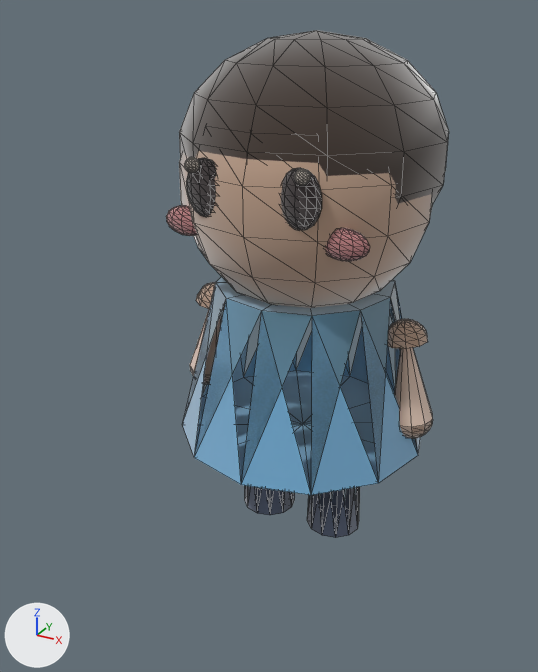
What one commit did to the glTF model assets/models/pets/p1ba32084.glb.
The view is the same before and after, from a 50 mm camera at (0.378, -0.78, 0.607) aimed at (-0.033, -0.033, 0.233). Arrows for +X, +Y and +Z are at lower left; the lights stay in place. The first picture is the older version. Mesh edges are drawn as thin lines. Vertices at exactly the same position are counted once.

Script lines for the objects in view, before the commit:
```python
me_pet_p1ba32084 = bpy.data.meshes.new('pet_p1ba32084')
me_pet_p1ba32084.from_pydata(...)  # 1094 vertices, 2076 faces; spans x -0.173..0.173, y -0.16..0.169, z -0.04..0.585
# faces by material slot: [48, 96, 588, 192, 384, 384, 384]
me_pet_p1ba32084.materials.append(mat_clay__7ec4f2_0_85)
me_pet_p1ba32084.materials.append(mat_clay__5c6b8a_0_85)
me_pet_p1ba32084.materials.append(mat_clay__ffe0cc_0_85)
me_pet_p1ba32084.materials.append(mat_clay__4a3626_0_85)
me_pet_p1ba32084.materials.append(mat_clay__4a4046_0_85)
me_pet_p1ba32084.materials.append(mat_clay__ffffff_0_85)
me_pet_p1ba32084.materials.append(mat_clay__ffb3c1_0_85)
ob_pet_p1ba32084 = bpy.data.objects.new('pet_p1ba32084', me_pet_p1ba32084)
ob_pet_p1ba32084.location = (0.0, 0.0, 0.0)
```
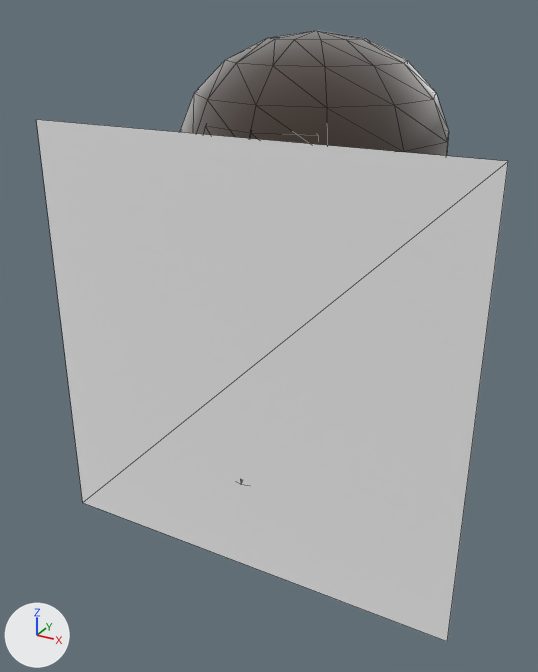
What differs and where, as boxes (x1, y1, x2, y2) in the pictures (538 x 672 px):
'pet_p1ba32084', reshaped (66% wider, 20% taller): before (166, 30, 449, 538); after (37, 30, 508, 641)
part 1 of me_pet_p1ba32084, added: after (37, 120, 508, 641)
part 2 of me_pet_p1ba32084, recoloured: before (182, 276, 433, 538)

The change, as a list of edits to the scene's bpy script:
```text
Add mat_clay__ffffff_0_9:
    mat_clay__ffffff_0_9 = bpy.data.materials.new('clay_#ffffff_0.9_-')
    mat_clay__ffffff_0_9.use_nodes = True; mat_clay__ffffff_0_9.node_tree.nodes.clear()
    _N = mat_clay__ffffff_0_9.node_tree.nodes; _L = mat_clay__ffffff_0_9.node_tree.links
    n0 = _N.new('ShaderNodeBsdfPrincipled'); n0.name = 'Principled BSDF'
    n0.inputs[2].default_value = 0.9  # 'Roughness'
    n0.inputs[24].default_value = 1.0  # 'Sheen Weight'
    n1 = _N.new('ShaderNodeOutputMaterial'); n1.name = 'Material Output'
    n2 = _N.new('ShaderNodeVertexColor'); n2.name = 'Color Attribute'
    _L.new(n0.outputs[0], n1.inputs[0])  # 'BSDF' to 'Surface'
    _L.new(n2.outputs[0], n0.inputs[0])  # 'Color' to 'Base Color'
Change me_pet_p1ba32084:
    used by ob_pet_p1ba32084; location = (0.0, 0.0, 0.0)
    verts and faces of me_pet_p1ba32084; kept vertices keep their numbers, new ones are numbered from 1094
    remove me_pet_p1ba32084.from_pydata(...)  # 1094 vertices, 2076 faces; spans x -0.173..0.173, y -0.16..0.169, z -0.04..0.585
    add me_pet_p1ba32084.from_pydata(...)  # 1098 vertices, 2078 faces; spans x -0.255..0.255, y -0.16..0.169, z -0.04..0.585
    me_pet_p1ba32084 part 1
    add verts[1094] = (-0.255, -0.16, -0.015)  # pixel (82, 502)
    add verts[1095] = (0.255, -0.16, -0.015)  # pixel (447, 641)
    add verts[1096] = (0.255, -0.16, 0.495)  # pixel (508, 161)
    add verts[1097] = (-0.255, -0.16, 0.495)  # pixel (36, 119)
    add faces += [(1094, 1095, 1096), (1094, 1096, 1097)]  # mat_clay__ffffff_0_9
    me_pet_p1ba32084 part 2: 164 kept faces spanning x -0.173..0.173, y -0.16..0.16, z -0.04..0.3 get new vertex colours; the middle colour goes from grey #bab2aa to grey #b9b1a9
    add me_pet_p1ba32084.materials.append(mat_clay__ffffff_0_9)
```
